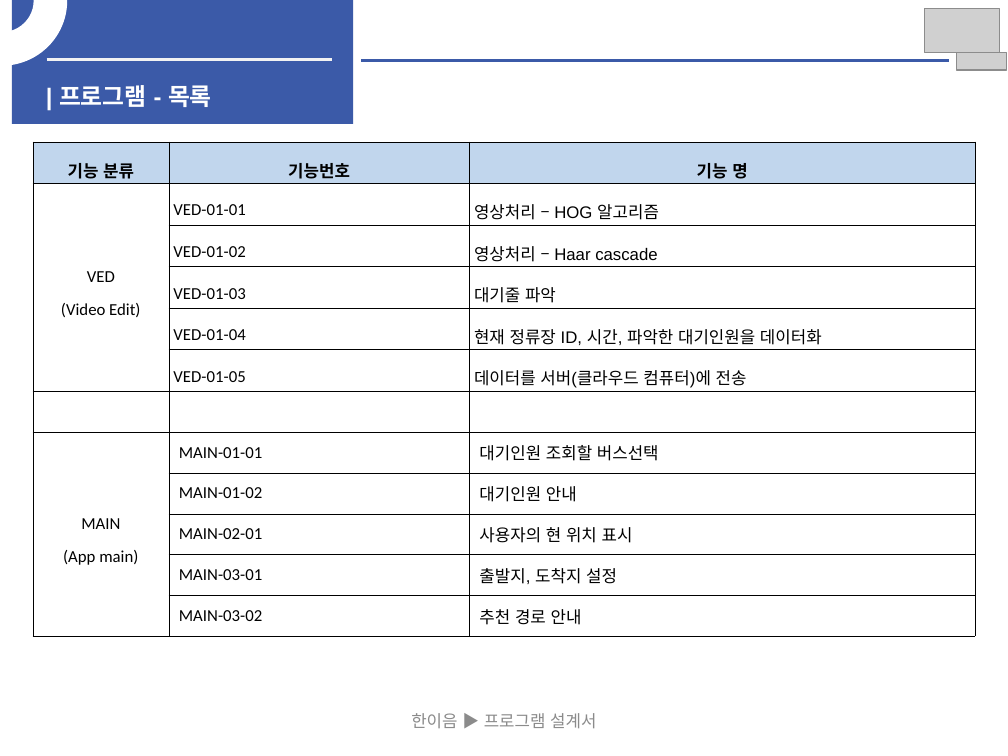
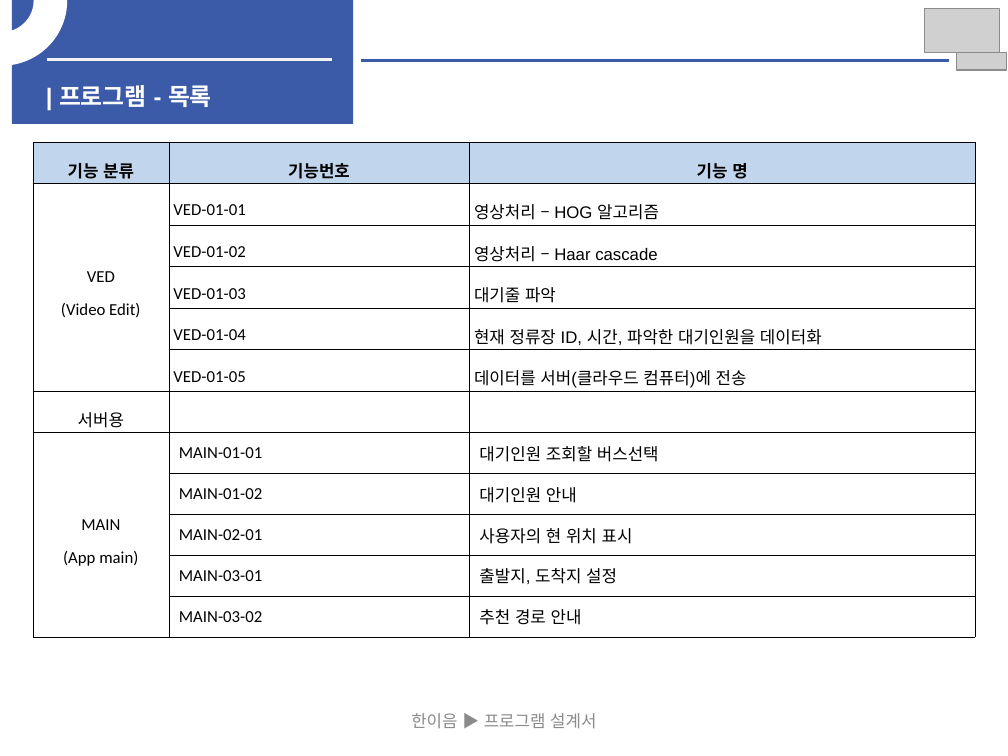
Before and after one commit to woojin1027/THE-FACO, a slide deck: slide 18 of 중간보고서/중간보고서.pptx (slide 14 before the commit). Drawn at 1008x756 pixels with LibreOffice and Linux fonts; fonts in the diff are those of the drawing; grey boxes stand for pictures. Boxes give left, top, right and bottom in pixels: in the first picture for what was removed or moved away, otherwise in the second. Text is boxed around its words. In the diff, an @@ line names an element or a change of style, - is before the commit and + after.

```diff
--- a/중간보고서/중간보고서.pptx
+++ b/중간보고서/중간보고서.pptx
@@ table at [33, 142, 976, 633] @@
-row 7, column 1: 
+row 7, column 1: 서버용
```
Also in this commit, not shown: 3 other slides changed, 5 slides added.
